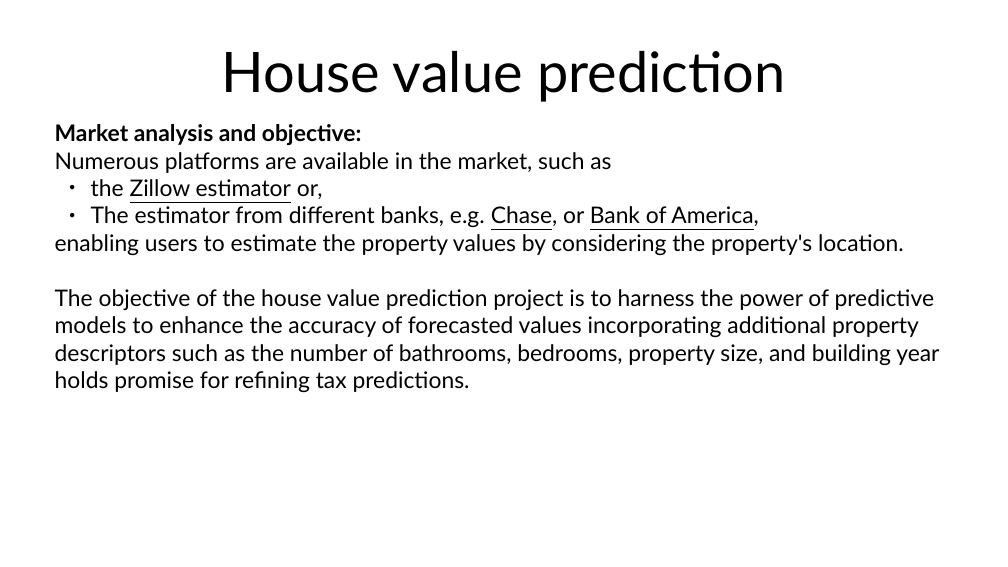
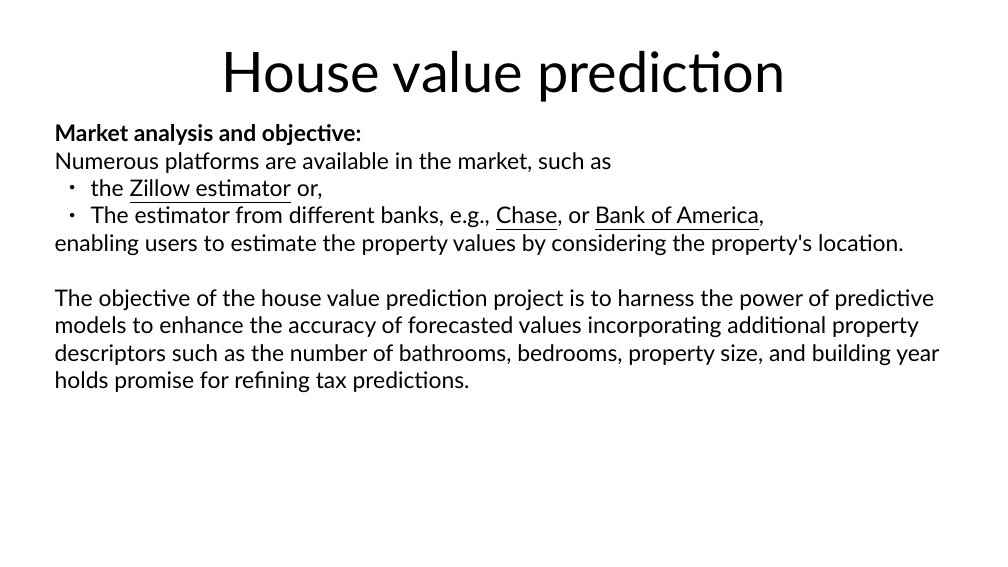
Before and after one commit to abourang/Zillow, a slide deck: slide 2 of presentation/Presentation.odp. Drawn at 1008x567 pixels with LibreOffice and Linux fonts; fonts in the diff are those of the drawing. Boxes give left, top, right and bottom in pixels: in the first picture for what was removed or moved away, otherwise in the second. Text is boxed around its words. In the diff, an @@ line names an element or a change of style, - is before the commit and + after.

```diff
--- a/presentation/Presentation.odp
+++ b/presentation/Presentation.odp
@@ text at <box>91,206,765,227</box>: text changed @@
-● The estimator from different banks, e.g. Chase, or Bank of America,
+● The estimator from different banks, e.g., Chase, or Bank of America,
```
Also in this commit, not shown: 1 other slide changed, 3 slides added, 3 other files.
